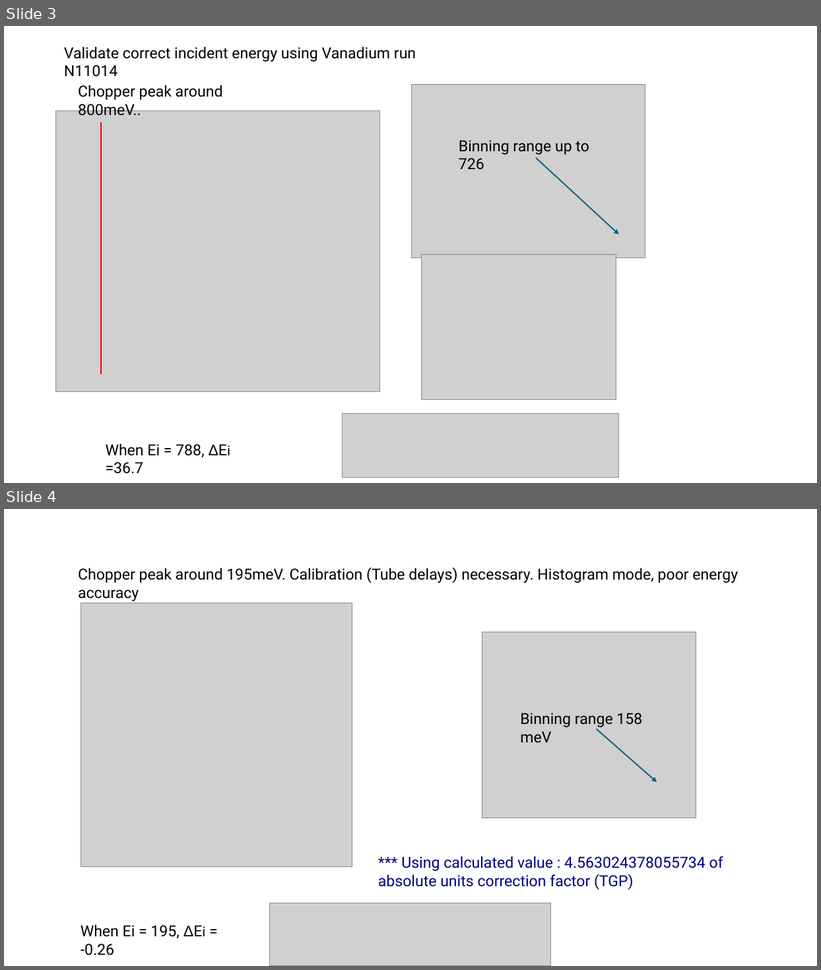
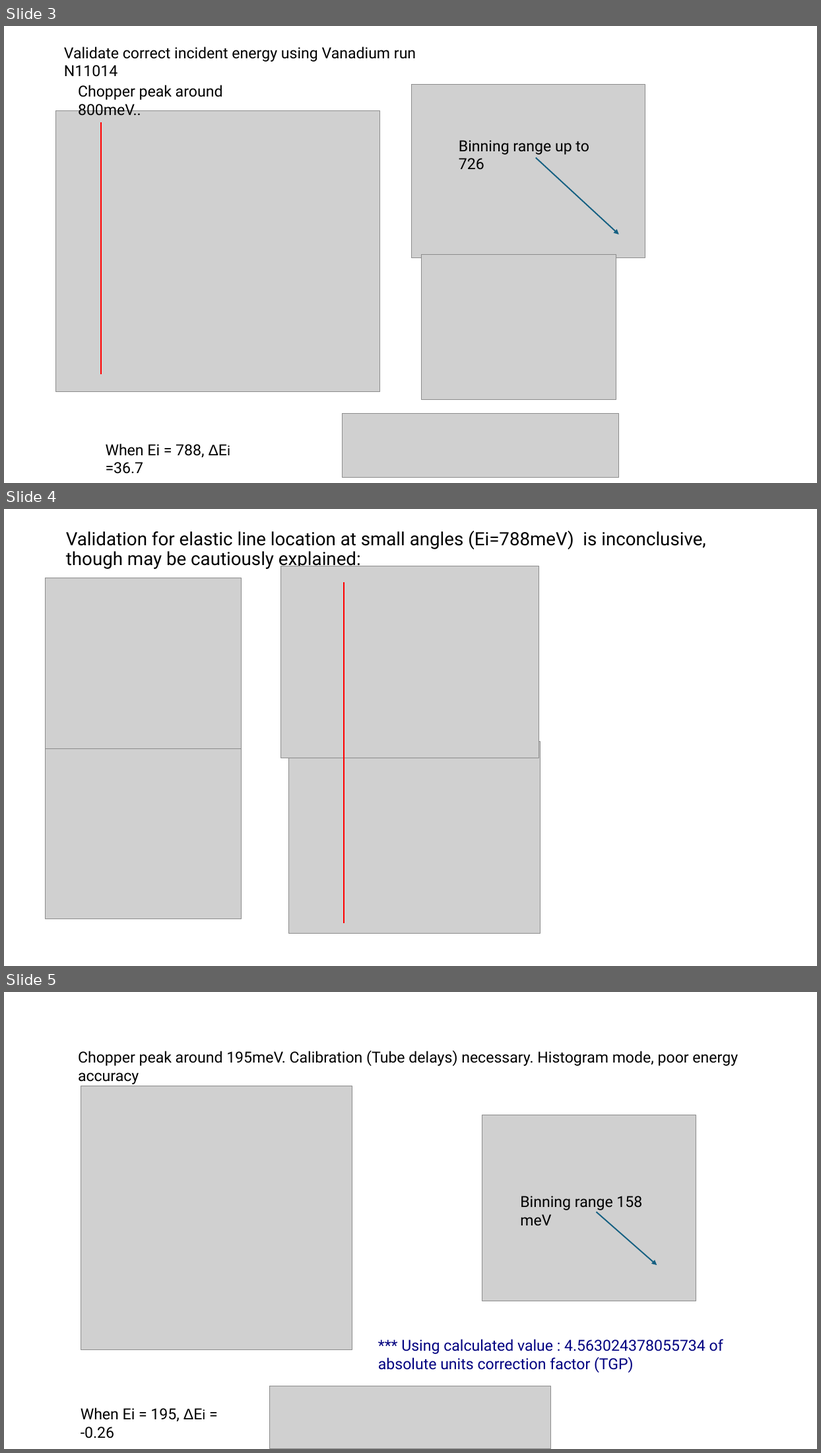
Before and after one commit to abuts/Fe, a slide deck: Data/sources/reduction/Mantid_nxspe_2024/cycle06_05/EiAndElasticLineForRunsEi200Ei800.pptx. Shown one above the other, each under a label of ours: slides 3 and 4 before the commit, slides 3, 4 and 5 after it. The pictures are 821x970 and 821x1453 pixels, drawn with LibreOffice and Linux fonts; fonts in the diff are those of the drawing; grey boxes stand for pictures. Boxes give left, top, right and bottom in pixels: in the first picture for what was removed or moved away, otherwise in the second. Text is boxed around its words. In the diff, an @@ line names an element or a change of style, - is before the commit and + after.

Commit message:
bug in estimate_elastic_line_en (fe_utilities.py) and elastic line position validation.

```diff
--- a/Data/sources/reduction/Mantid_nxspe_2024/cycle06_05/EiAndElasticLineForRunsEi200Ei800.pptx
+++ b/Data/sources/reduction/Mantid_nxspe_2024/cycle06_05/EiAndElasticLineForRunsEi200Ei800.pptx
@@ slide 4 added at (x1=4, y1=509, x2=817, y2=966), background #FFFFFF @@
@@ title added at (x1=66, y1=531, x2=706, y2=570), 21.6 pt, text #000000 @@
+Validation for elastic line location at small angles (Ei=788meV) is inconclusive, though may be cautiously explained:
@@ picture added at (x1=281, y1=566, x2=539, y2=758) @@
@@ picture added at (x1=45, y1=578, x2=242, y2=749) @@
@@ line added from (345, 923) to (345, 583), #FF0000 1.5 pt @@
@@ picture added at (x1=289, y1=742, x2=540, y2=934) @@
@@ picture added at (x1=45, y1=749, x2=242, y2=920) @@
@@ what was slide 4 is now slide 5 @@
```
Also in this commit, not shown: 1 other file.
